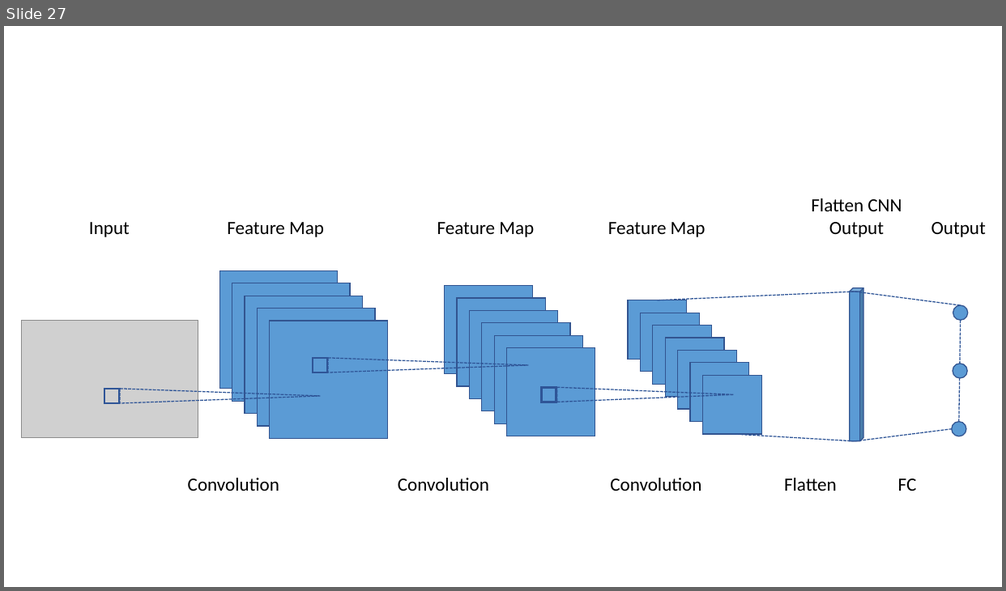
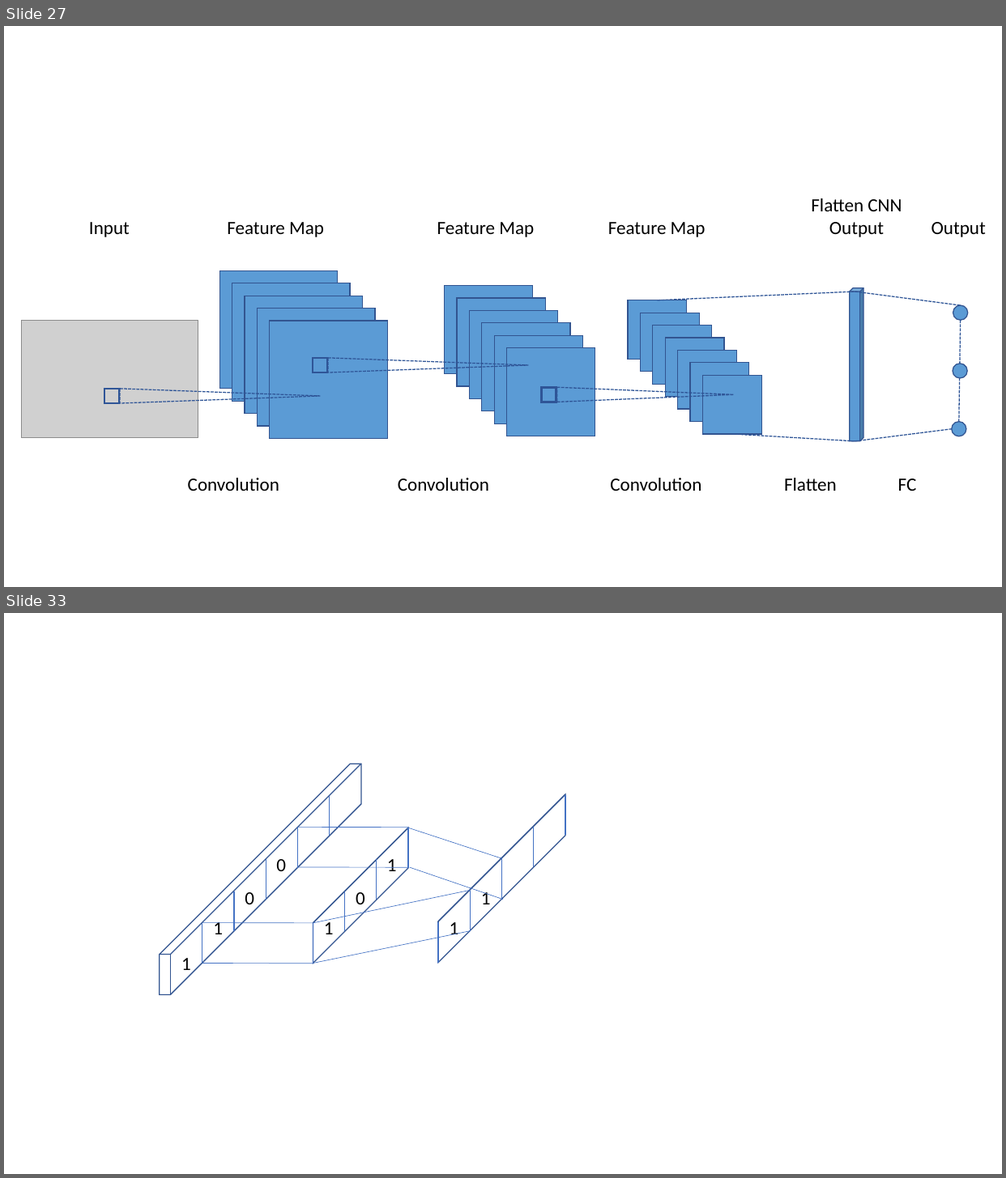
Before and after one commit to alicaniitzscheemill/DA_TL_FOR_PM, a slide deck: Arbeit/Graphics.pptx. Shown one above the other, each under a label of ours: slide 27 before the commit, slides 27 and 33 after it; the slides between them are not shown. The pictures are 1006x591 and 1006x1178 pixels, drawn with LibreOffice and Linux fonts; fonts in the diff are those of the drawing; grey boxes stand for pictures. Boxes give left, top, right and bottom in pixels: in the first picture for what was removed or moved away, otherwise in the second. Text is boxed around its words. In the diff, an @@ line names an element or a change of style, - is before the commit and + after.

```diff
--- a/Arbeit/Graphics.pptx
+++ b/Arbeit/Graphics.pptx
@@ slide 33 added at box(4, 613, 1002, 1174), background #FFFFFF @@
@@ line added from (297, 827) to (408, 827), #4472C4 0.5 pt @@
@@ line added from (408, 828) to (501, 858), #4472C4 0.5 pt @@
@@ group added at box(160, 764, 362, 995): 5 lines, 4 texts, 1 cube @@
+1
+1
+0
+0
@@ line added from (297, 867) to (408, 867), #4472C4 0.5 pt @@
@@ group added at box(313, 828, 408, 964): 4 lines, 3 texts, 1 cube @@
+1
+0
+1
@@ line added from (410, 867) to (503, 900), #4472C4 0.5 pt @@
@@ line added from (313, 923) to (471, 890), #4472C4 0.5 pt @@
@@ group added at box(438, 794, 565, 963): 5 lines, 2 texts, 1 cube @@
+1
+1
@@ line added from (202, 923) to (313, 923), #4472C4 0.5 pt @@
@@ line added from (313, 964) to (471, 931), #4472C4 0.5 pt @@
@@ line added from (202, 964) to (313, 964), #4472C4 0.5 pt @@
```
Also in this commit, not shown: 6 other slides added, 12 other files.
